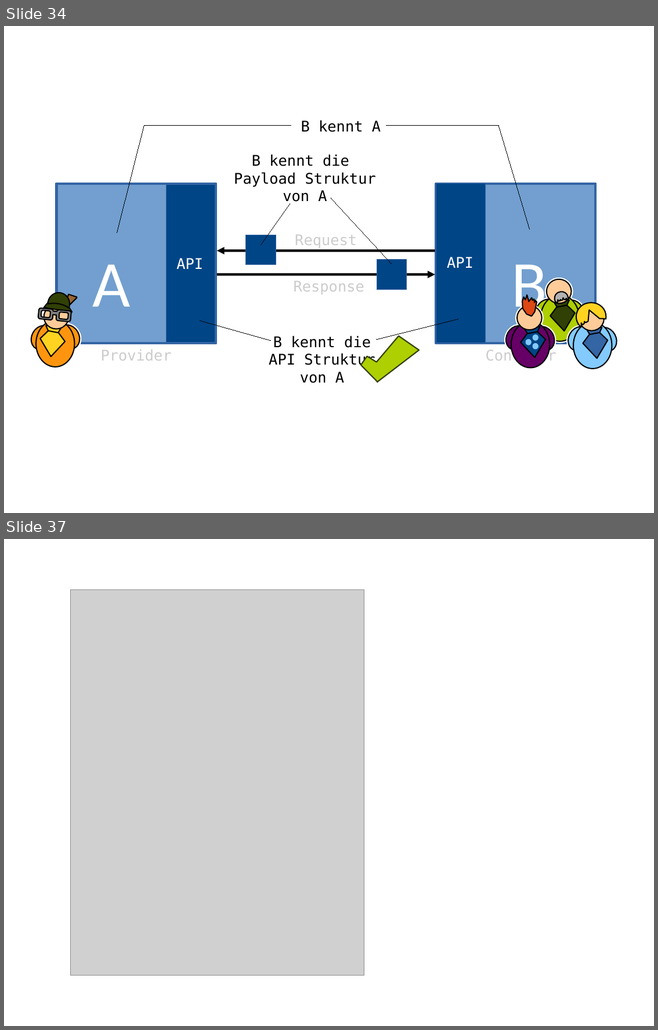
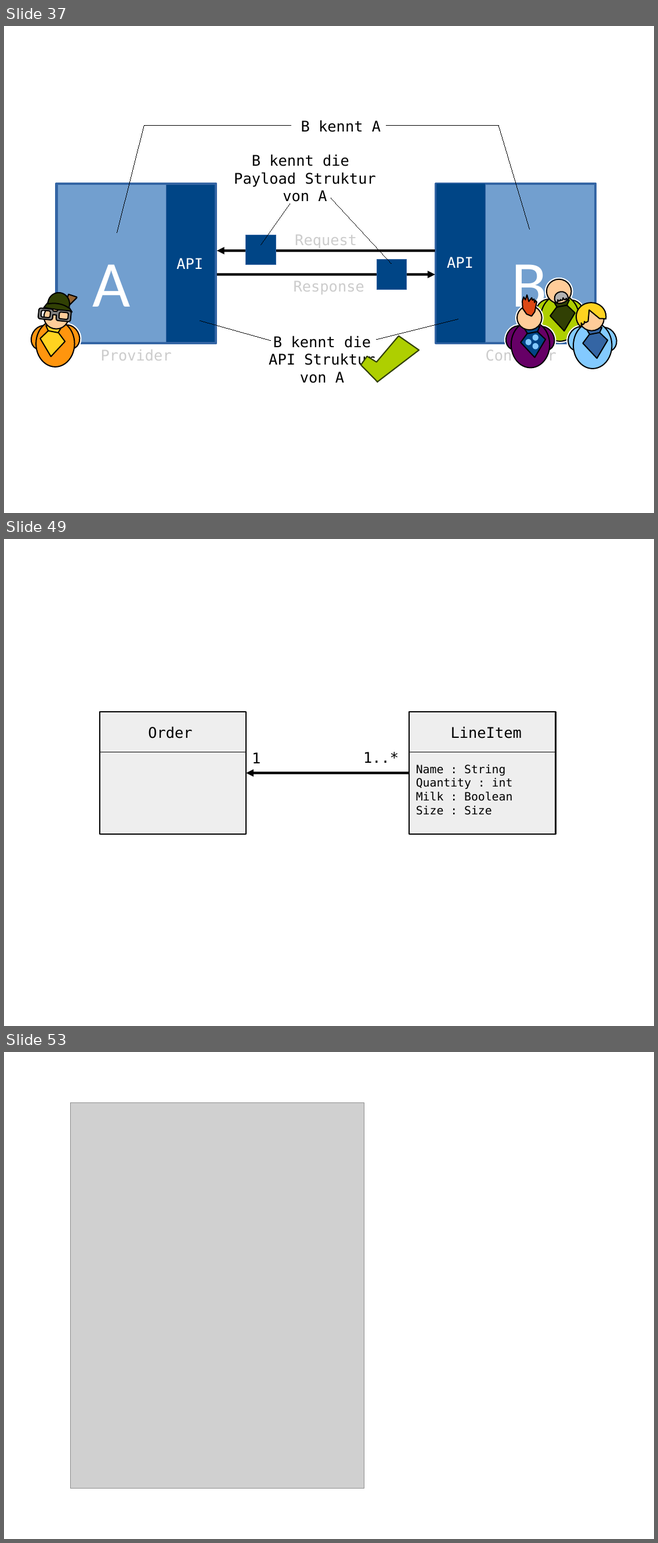
Before and after one commit to xdoo/schema_evolution_demo, a slide deck: Folien.odp. Shown one above the other, each under a label of ours: slides 34 and 37 before the commit, slides 37, 49 and 53 after it; the slides between them are not shown. The pictures are 658x1030 and 658x1543 pixels, drawn with LibreOffice and Linux fonts; fonts in the diff are those of the drawing; grey boxes stand for pictures. Boxes give left, top, right and bottom in pixels: in the first picture for what was removed or moved away, otherwise in the second. Text is boxed around its words. In the diff, an @@ line names an element or a change of style, - is before the commit and + after.

```diff
--- a/Folien.odp
+++ b/Folien.odp
@@ slide 49 added at [4, 539, 654, 1026], background #FFFFFF @@
@@ rectangle added at [100, 712, 246, 834], fill #EEEEEE, outline #000000 1.5 pt @@
@@ text added at [148, 726, 192, 739], 18 pt, text #000000 @@
+Order
@@ line added from (100, 752) to (246, 752), #000000 0 pt @@
@@ text added at [252, 752, 260, 763], 18 pt, text #000000 @@
+1
@@ text added at [363, 752, 398, 763], 18 pt, text #000000 @@
+1..*
@@ group added at [409, 712, 556, 834]: 2 texts, 1 rectangle, 1 line @@
+LineItem
+Name : String
+Quantity : int
+Milk : Boolean
+Size : Size
@@ arrow added from (409, 773) to (246, 773), #000000 3 pt @@
@@ what was slide 34 is now slide 37 @@
@@ what was slide 37 is now slide 53 @@
```
Also in this commit, not shown: 1 slide changed, 16 other slides added, 1 slide removed, 1 other file.
